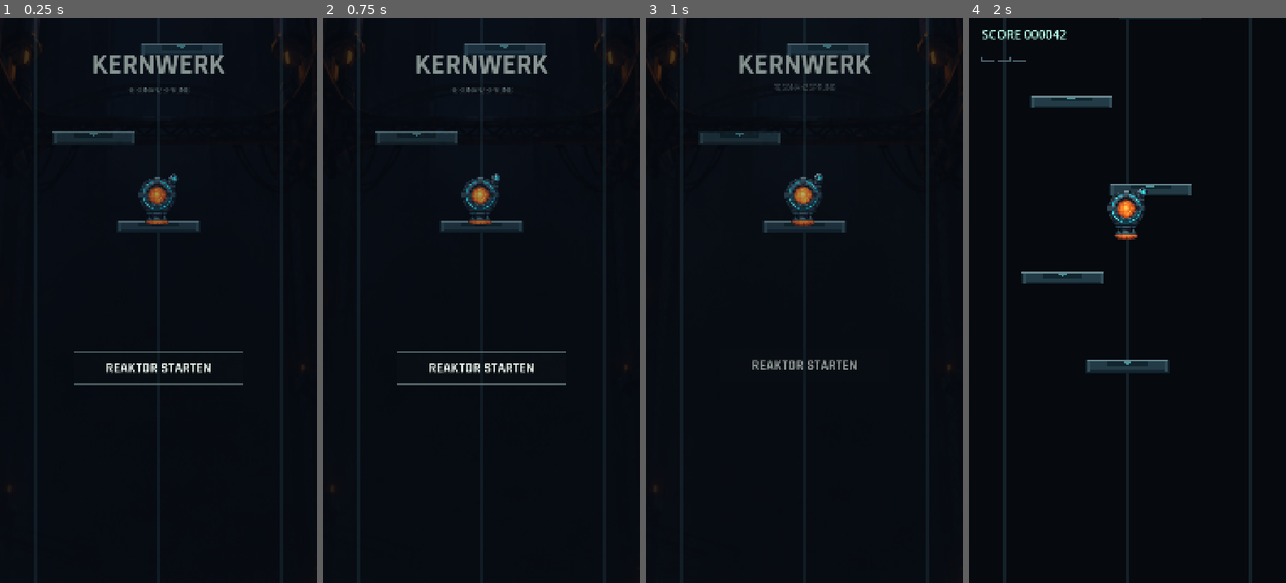
Above: before the commit, frames 1-4 (left to right).
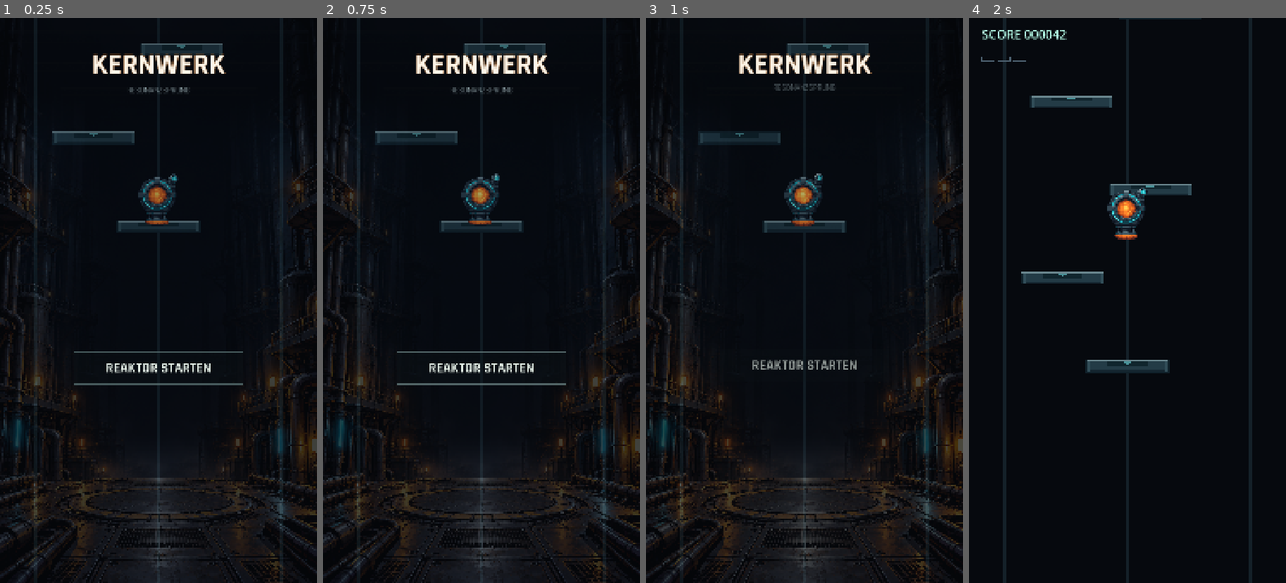
Above: after the commit, the same moments.

Repository: ScriptByFei/kernwerk-godot
Game: Godot game, scene res://scenes/game/game.tscn
Same seed, same stepped clock (60 frames per second), same inputs: the game is played once before the commit and once after it.
Inputs (mouse positions are in pixels of both pictures, inside the frame that each line leads up to):
- Up to frame 1 (0.25 s): no input
- Up to frame 2 (0.75 s): tap Enter at 0.5 s; move the mouse to (551, 272) at 0.52 s; hold D (move_right) from 0.53 s (still down); click (551, 272) at 0.67 s
- Up to frame 3 (1 s): keep holding D (move_right)
- Up to frame 4 (2 s): release D (move_right) at 1.25 s; drag from (1064, 328) to (1111, 413) at 1.27 s

The runs differ from the first frame. In frame 1, 7.6% of the frame differs, in the area x 0-100%, y 2-100%; in frame 2, 8.1%; in frame 3, 9.6%; in frame 4, nothing differs.

Commit message:
fix(menu): make the start screen read as one designed piece
Drei getrennte Probleme, die zusammen den Startbildschirm trüb wirken ließen.

1. Der Hintergrund wurde falsch zugeschnitten.
start_menu.gd schnitt aus dem 1080x1920-Artwork einen QUERFORMAT-Streifen
(AtlasTexture region Rect2(0,0,1080,760)) und legte ihn mit
STRETCH_KEEP_ASPECT_COVERED auf einen HOCHFORMAT-Bildschirm. Im echten
Godot-Layout gemessen: 2728x1920 gezeichnet bei 1080x1920 Platz, also 60 %
der Breite abgeschnitten; auf einem 430x932-Telefon 67,5 %. Sichtbar blieb
nur die mittlere Bildmitte - die Deckenlampen des Artworks lagen genau auf
dieser Kante und wurden halbiert. Das hat Timo korrekt als Artefakte in den
oberen Ecken gemeldet.

2. Das Artwork selbst passte nicht zur Aufgabe.
Es enthielt unten einen großen gemalten Reaktor. Deshalb schnitt der Code
überhaupt einen Streifen heraus - um die Doppel-Silhouette mit dem echten,
animierten Reaktor zu vermeiden. Der Ausschnitt war eine Notlösung für ein
Bild, das nicht für einen Hochformat-Menüschirm gemalt war.
Neues Artwork (1080x1920, Hochformat), das die Reaktorzone bewusst leer
hält und Decke, Wände und Boden darum herum aufbaut. Der Live-Reaktor
bleibt dadurch der einzige Charakter.

3. Der Titel war das blasseste Element auf dem Bildschirm.
Color(0.53, 0.58, 0.57) ist Mattgrau, während der CTA darunter bei
Color(0.88, 0.92, 0.89) lag - der Button hatte also mehr Kontrast als das
Logo. Jetzt warmes Elfenbein mit bernsteinfarbenem Saum, der das Licht des
Reaktors aufnimmt; der Untertitel wurde ebenfalls aufgehellt.
Gemessener Kontrast (WCAG): 6,2 -> 18,3 (AA -> AAA).
Der Saum skaliert über START_TITLE_GLOW_RATIO mit der Schriftgröße und
bleibt dadurch im Querformat proportional.

Artwork-Auswahl war messgestützt, nicht geschmacklich: die erste Fassung
(v1) war mit 83 % fast-schwarzen Pixeln und Struktur-Stdabw 15,5 zu dunkel
und wurde verworfen; die eingebaute Fassung liegt bei Mittel 31,1 und
Struktur 34,5 (Verweis: altes Bild 35,2 / 37,3).

Zusätzlich: assets/jump/reactor_core/drafts/* vom Export ausgeschlossen.
Die Entwürfe hätten sonst rund 5 MB in den PCK gepackt. Kontrollierter
A/B-Export: 9.220.716 Bytes ohne Filter gegen 4.266.756 mit Filter.

Geprüft: Gate PASS (import, 9 suites, main-scene smoke, Web export),
Rendering bei 390x844 und 1080x1920, Web-Check der Tailscale-Preview grün.
iPhone-Abnahme durch Timo erfolgt.

Diff:
--- a/scripts/jump/jump_config.gd
+++ b/scripts/jump/jump_config.gd
@@ -179,3 +179,6 @@
 const START_BOUNCE_AT := START_TOTAL
 ## Subtle idle breathing for the menu, driven by Tween only.
 const START_IDLE_PERIOD := 3.2
+# Title glow: outline width as a fraction of the title font size, so the
+# halo keeps its proportion on every screen size.
+const START_TITLE_GLOW_RATIO := 0.055
--- a/scripts/ui/start_menu.gd
+++ b/scripts/ui/start_menu.gd
@@ -41,12 +41,10 @@
 func _build_nodes() -> void:
 	bg = TextureRect.new()
 	bg.name = "Background"
-	# Reuse the upper chamber, not its large painted reactor: the live reactor
-	# remains the only character during the dissolve (no double silhouette).
-	var chamber := AtlasTexture.new()
-	chamber.atlas = START_MENU_BG
-	chamber.region = Rect2(0, 0, 1080, 760)
-	bg.texture = chamber
+	# The artwork is authored 1080x1920 portrait and covers the screen directly.
+	# It deliberately keeps the reactor area empty, so the live reactor stays
+	# the only character during the dissolve (no double silhouette).
+	bg.texture = START_MENU_BG
 	bg.expand_mode = TextureRect.EXPAND_IGNORE_SIZE
 	bg.stretch_mode = TextureRect.STRETCH_KEEP_ASPECT_COVERED
 	bg.texture_filter = CanvasItem.TEXTURE_FILTER_LINEAR
@@ -54,9 +52,13 @@
 	bg.modulate.a = 0.32
 	bg.self_modulate = Color(0.74, 0.78, 0.82)
 	add_child(bg)
-	title_label = _make_label("KERNWERK", FONT_BOLD, Color(0.53, 0.58, 0.57))
+	title_label = _make_label("KERNWERK", FONT_BOLD, Color(1.0, 0.965, 0.91))
+	# Warm halo instead of a flat grey logo: reads as powered metal and picks up
+	# the reactor's amber light. Width is proportional, see _apply_layout.
+	title_label.add_theme_color_override("font_outline_color", Color(1.0, 0.55, 0.16, 0.55))
+	title_label.add_theme_constant_override("outline_size", 6)
 	add_child(title_label)
-	subtitle_label = _make_label("RESONANZSPRUNG", FONT_REGULAR, Color(0.47, 0.55, 0.57))
+	subtitle_label = _make_label("RESONANZSPRUNG", FONT_REGULAR, Color(0.62, 0.70, 0.72))
 	add_child(subtitle_label)
 	# The old texture contains baked-in START lettering. Use a simple console
 	# plate instead; keep the source asset untouched and render exactly one CTA.
@@ -92,6 +94,8 @@
 	bg.position = Vector2.ZERO
 	bg.size = size
 	title_label.add_theme_font_size_override("font_size", title_font)
+	title_label.add_theme_constant_override(
+		"outline_size", maxi(1, roundi(title_font * JumpConfig.START_TITLE_GLOW_RATIO)))
 	subtitle_label.add_theme_font_size_override("font_size", subtitle_font)
 	cta_label.add_theme_font_size_override("font_size", cta_font)
 	# A prior tiny/headless viewport may have expanded Label minimum sizes.
Binary file changed: assets/jump/reactor_core/start_menu_bg.png
Not shown, changed: export_presets.cfg
